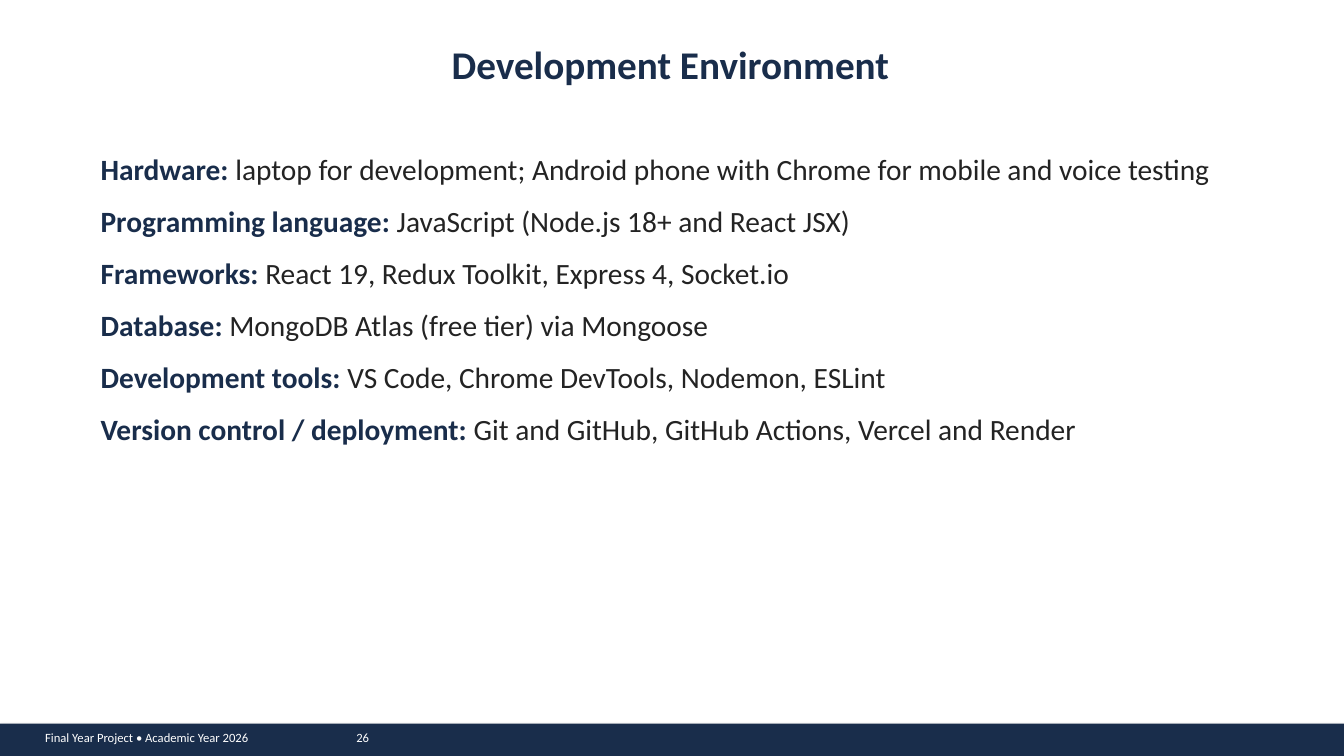
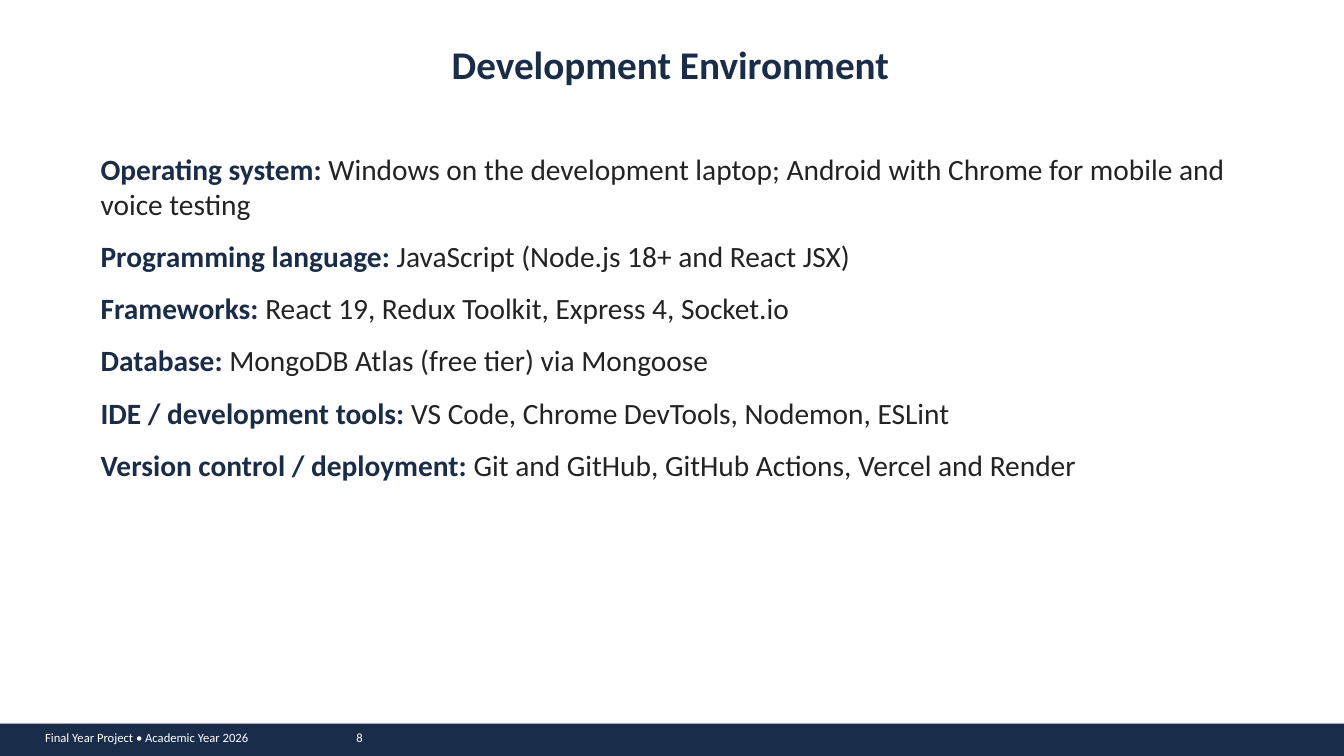
Before and after one commit to john-chola/ZamMarket, a slide deck: slide 8 of docs/presentation/ZamMarket_Presentation.pptx (slide 26 before the commit). Drawn at 1344x756 pixels with LibreOffice and Linux fonts; fonts in the diff are those of the drawing. Boxes give left, top, right and bottom in pixels: in the first picture for what was removed or moved away, otherwise in the second. Text is boxed around its words. In the diff, an @@ line names an element or a change of style, - is before the commit and + after.

```diff
--- a/docs/presentation/ZamMarket_Presentation.pptx
+++ b/docs/presentation/ZamMarket_Presentation.pptx
@@ text at <box>101,159,1224,220</box>: text changed @@
-Hardware: laptop for development; Android phone with Chrome for mobile and voice testing
+Operating system: Windows on the development laptop; Android with Chrome for mobile and voice testing
@@ text at <box>101,403,950,429</box>: text changed @@
-Development tools: VS Code, Chrome DevTools, Nodemon, ESLint
+IDE / development tools: VS Code, Chrome DevTools, Nodemon, ESLint
@@ text at <box>45,733,362,744</box>: text changed @@
-Final Year Project • Academic Year 2026 26
+Final Year Project • Academic Year 2026 8
```
Also in this commit, not shown: 16 other slides changed, 31 slides removed, 2 other files.
